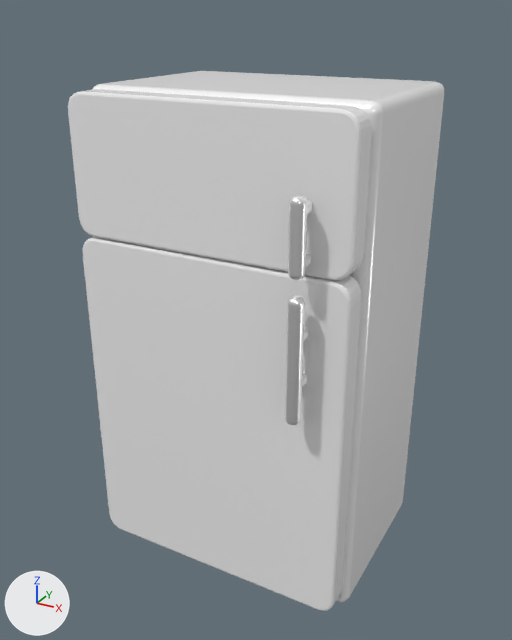
The glTF model public/kitchen/models/fridge.glb, before and after one commit.
The view is the same before and after, from a 50 mm lens placed at (1.51, -2.86, 2.67), pointed at (-0.01, -0.1, 1.29). Arrows for +X, +Y and +Z are at lower left; the lights stay in place. The older version comes first. Where no turn or scale is listed for an object, it has been applied to the vertices. Vertices at exactly the same position are counted once.

Names of what the first picture shows: 'Back shell', 'Crown', 'Rounded metal handle', 'Rounded metal handle.001', 'Rounded side', 'Rounded side.001', 'Sculpted enamel door', 'Sculpted enamel door.001' and 4 more.
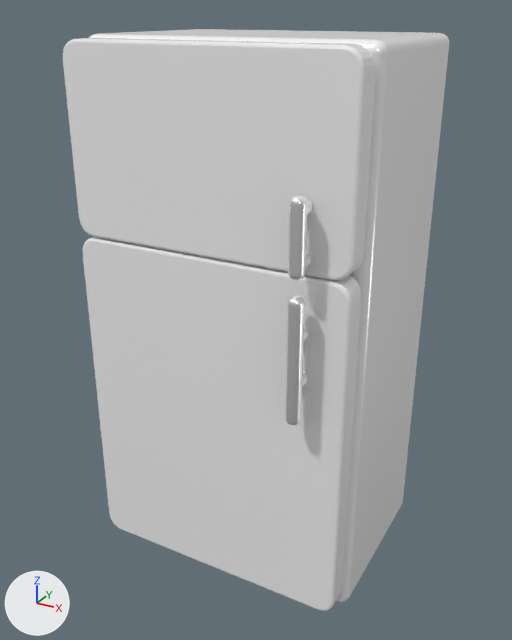
Where the newer file only moved an object's origin or applied its transform, the numbers keep the older frame.

The change, as a diff of the scene's bpy script:
```diff
--- a/public/kitchen/models/fridge.glb.py
+++ b/public/kitchen/models/fridge.glb.py
@@ me_mesh_0 @@
 # used by ob_back_shell; location = (0.0, 0.42, 1.21)
-me_mesh_0.from_pydata(...)  # 152 vertices, 300 faces; spans x -0.65..0.65, y -0.05..0.05, z -1.16..1.16
+me_mesh_0.from_pydata(...)  # 152 vertices, 300 faces; spans x -0.65..0.65, y -0.05..0.05, z -1.16..1.36
+# me_mesh_0 part 1: the whole mesh is scaled about its middle by (1, 1, 1.09), then moved by (0.0, 0.0, 0.1)
 me_mesh_0.materials.append(mat_satin_enamel)
@@ me_mesh_1 @@
 # used by ob_rounded_side; parent = ob_liliumroundedfridge; location = (-0.61, 0.02, 1.21)
-me_mesh_1.from_pydata(...)  # 152 vertices, 300 faces; spans x -0.05..0.05, y -0.44..0.44, z -1.16..1.16
+me_mesh_1.from_pydata(...)  # 152 vertices, 300 faces; spans x -0.05..0.05, y -0.44..0.44, z -1.26..1.26
+# me_mesh_1 part 2: the whole mesh is scaled about its middle by (1, 1, 1.09)
 me_mesh_1.materials.append(mat_satin_enamel)
@@ me_mesh_43 @@
 # used by ob_sculpted_enamel_door_001; location = (0.0, -0.453, 2.05)
-me_mesh_43.from_pydata(...)  # 168 vertices, 332 faces; spans x -0.647..0.647, y -0.112..0.012, z -0.307..0.307
+me_mesh_43.from_pydata(...)  # 168 vertices, 332 faces; spans x -0.647..0.647, y -0.112..0.012, z -0.307..0.507
+# me_mesh_43 part 3: all 84 vertices in x -0.647..0.647, y -0.112..0.012, z 0.22..0.307 are moved by (0.0, 0.0, 0.2)
 me_mesh_43.materials.append(mat_satin_enamel)
@@ ob_rounded_side @@
 ob_rounded_side.parent = ob_liliumroundedfridge
-ob_rounded_side.location = (-0.61, 0.02, 1.21)
+ob_rounded_side.location = (-0.61, 0.02, 1.31)
@@ ob_rounded_side_001 @@
 ob_rounded_side_001.parent = ob_liliumroundedfridge
-ob_rounded_side_001.location = (0.61, 0.02, 1.21)
+ob_rounded_side_001.location = (0.61, 0.02, 1.31)
@@ ob_crown @@
 ob_crown = bpy.data.objects.new('Crown', me_mesh_3)
-ob_crown.location = (0.0, 0.02, 2.31)
+ob_crown.location = (0.0, 0.02, 2.51)
```

Boxes (x1, y1, x2, y2) around the edits, measured in the pictures (512 x 640 px; the box of a moved part takes in the faces that stretch with it):
'Sculpted enamel door.001', reshaped (27% taller): before (68, 89, 372, 280); after (63, 38, 376, 280)
'Rounded side.001', moved, rescaled (9% taller): before (338, 81, 444, 601); after (338, 33, 449, 601)
'Crown', moved: before (100, 71, 432, 110); after (96, 29, 430, 49)
'Rounded side', moved, rescaled (mostly hidden): before (92, 71, 199, 90); after (89, 29, 195, 38)
'Back shell', moved, rescaled (mostly hidden): before (214, 71, 433, 82); after (222, 29, 423, 33)
part 2 of me_mesh_1, moved or reshaped: before (92, 71, 444, 131); after (89, 29, 449, 131)
part 3 of me_mesh_43, moved or reshaped: before (68, 89, 372, 131); after (63, 38, 376, 131)
